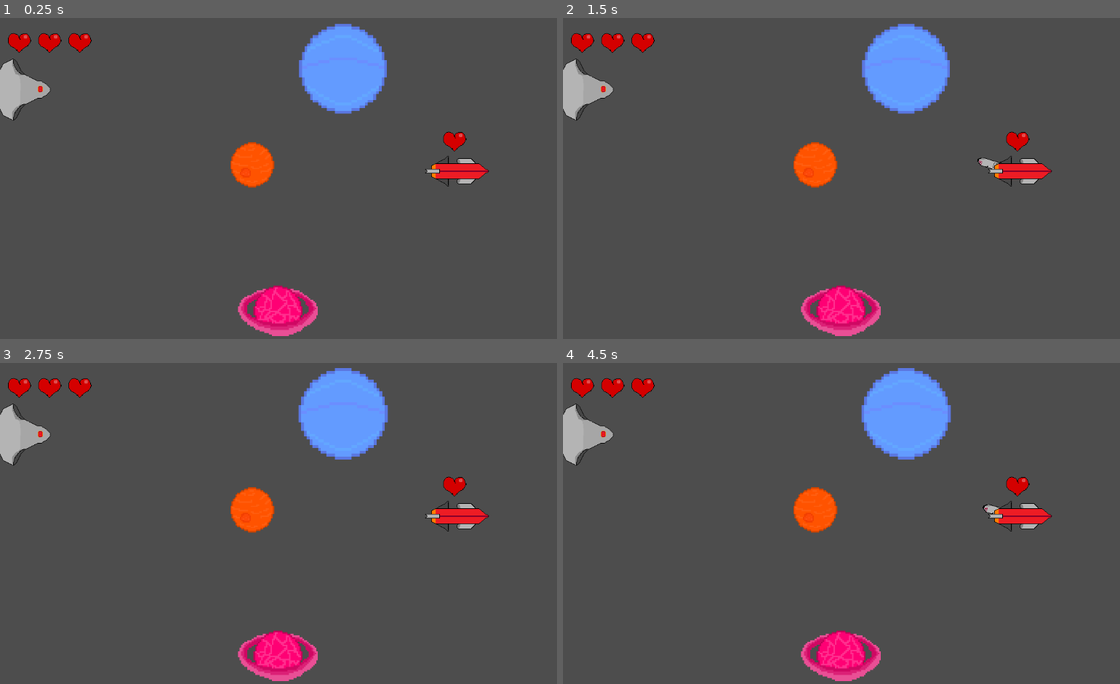
Above: before the commit, frames 1-4 (two rows, left to right).
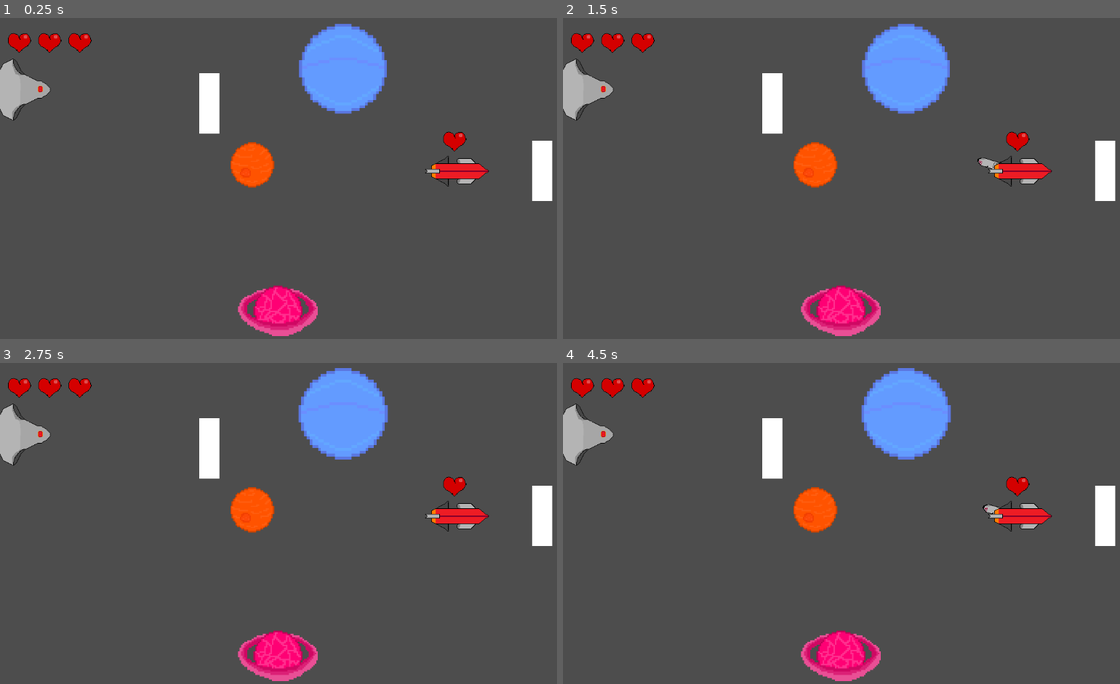
Above: after the commit, the same moments.

Repository: farkon00/GMTK2024
Game: Godot game, scene res://Main.tscn
The game is run twice, just before and just after one commit, with the same random seed, the same clock (stepped at 60 frames per second) and the same inputs.
Inputs (mouse positions are in pixels of both pictures, inside the frame that each line leads up to):
- Up to frame 1 (0.25 s): no input
- Up to frame 2 (1.5 s): tap Enter at 0.5 s; move the mouse to (980, 159) at 0.52 s; click (980, 159) at 0.67 s; tap Space at 1.25 s; move the mouse to (735, 191) at 1.27 s; click (735, 191) at 1.42 s
- Up to frame 3 (2.75 s): move the mouse to (350, 449) at 2.02 s; click (350, 449) at 2.17 s
- Up to frame 4 (4.5 s): tap Enter at 2.75, 4.25 s; move the mouse to (824, 587) at 2.77 s; click (824, 587) at 2.92 s; tap Space at 3.5 s; move the mouse to (1025, 568) at 3.52 s; click (1025, 568) at 3.67 s; move the mouse to (679, 472) at 4.27 s; click (679, 472) at 4.42 s

The runs differ from the first frame. In frame 1, 1.4% of the frame differs, in the area x 35-100%, y 17-58%; in frame 2, 1.4%; in frame 3, 1.4%; in frame 4, 1.4%.

Commit message:
Add portals

Diff:
--- a/Main.tscn
+++ b/Main.tscn
@@ -9,6 +9,7 @@
 [ext_resource type="SpriteFrames" uid="uid://qye1wuwg5k82" path="res://Textures/EnemyShip/enemy_ship_frames.tres" id="5_lv5jn"]
 [ext_resource type="Texture2D" uid="uid://uh1r8jktwble" path="res://Textures/Planets/Planet2.png" id="7_nefmo"]
 [ext_resource type="Texture2D" uid="uid://cq0kny86uh14m" path="res://Textures/Planets/Planet3.png" id="8_21u2d"]
+[ext_resource type="PackedScene" uid="uid://c8tds7dtmak5k" path="res://Nodes/portal.tscn" id="10_6noh0"]
 
 [sub_resource type="RectangleShape2D" id="RectangleShape2D_3hqci"]
 size = Vector2(67.8985, 40.0182)
@@ -207,6 +208,19 @@
 horizontal_alignment = 1
 vertical_alignment = 1
 
+[node name="Portal" parent="." node_paths=PackedStringArray("connects_to") instance=ExtResource("10_6noh0")]
+connects_to = NodePath("../Portal2")
+
+[node name="Portal2" parent="." node_paths=PackedStringArray("connects_to") instance=ExtResource("10_6noh0")]
+position = Vector2(1055, 254)
+connects_to = NodePath("../Portal")
+
+[node name="CollisionShape2D" parent="Portal2/TeleportationArea" index="0"]
+position = Vector2(10, 60)
+
+[node name="CollisionShape2D" parent="Portal2/Area2D" index="0"]
+position = Vector2(30, 60)
+
 [connection signal="body_entered" from="Player/Area2D" to="Player" method="_on_area_2d_body_entered"]
 [connection signal="body_entered" from="EnemyShip/Area2D" to="EnemyShip" method="_on_area_2d_body_entered"]
 [connection signal="body_exited" from="EnemyShip/Area2D" to="EnemyShip" method="_on_area_2d_body_exited"]
@@ -214,3 +228,5 @@
 [editable path="Planets/Planet"]
 [editable path="Planets/Planet2"]
 [editable path="Planets/Planet3"]
+[editable path="Portal"]
+[editable path="Portal2"]
--- /dev/null
+++ b/Nodes/portal.tscn
@@ -0,0 +1,43 @@
+[gd_scene load_steps=5 format=3 uid="uid://c8tds7dtmak5k"]
+
+[ext_resource type="Script" path="res://Scripts/Portal.gd" id="1_reply"]
+
+[sub_resource type="RectangleShape2D" id="RectangleShape2D_648aq"]
+size = Vector2(40, 120)
+
+[sub_resource type="RectangleShape2D" id="RectangleShape2D_gxt2u"]
+size = Vector2(20, 120)
+
+[sub_resource type="RectangleShape2D" id="RectangleShape2D_usbsk"]
+size = Vector2(20, 120)
+
+[node name="Portal" type="StaticBody2D" node_paths=PackedStringArray("connects_to")]
+position = Vector2(395, 120)
+script = ExtResource("1_reply")
+connects_to = NodePath("")
+
+[node name="CollisionShape2D" type="CollisionShape2D" parent="."]
+position = Vector2(20, 60)
+shape = SubResource("RectangleShape2D_648aq")
+
+[node name="ColorRect" type="ColorRect" parent="."]
+offset_right = 40.0
+offset_bottom = 40.0
+scale = Vector2(1, 3)
+
+[node name="TeleportationArea" type="Area2D" parent="."]
+
+[node name="CollisionShape2D" type="CollisionShape2D" parent="TeleportationArea"]
+position = Vector2(30, 60)
+shape = SubResource("RectangleShape2D_gxt2u")
+debug_color = Color(0.987511, 0, 0.312228, 0.42)
+
+[node name="Area2D" type="Area2D" parent="."]
+
+[node name="CollisionShape2D" type="CollisionShape2D" parent="Area2D"]
+position = Vector2(10, 60)
+shape = SubResource("RectangleShape2D_usbsk")
+
+[connection signal="body_entered" from="TeleportationArea" to="." method="_on_teleportation_area_body_entered"]
+[connection signal="body_exited" from="TeleportationArea" to="." method="_on_teleportation_area_body_exited"]
+[connection signal="body_entered" from="Area2D" to="." method="_on_area_2d_body_entered"]
--- /dev/null
+++ b/Scripts/Portal.gd
@@ -0,0 +1,17 @@
+class_name Portal
+extends SpaceBody
+
+@export var connects_to: Portal
+var recently_teleported: Array[Missile] = []
+
+func _on_area_2d_body_entered(body: Node2D):
+	if connects_to.recently_teleported.has(body): return
+	super(body)
+
+func _on_teleportation_area_body_entered(body: Node2D):
+	if !(body is Missile): return
+	if connects_to.recently_teleported.has(body):
+		connects_to.recently_teleported.erase(body)
+		return
+	body.position = connects_to.position + Vector2(0, body.position.y - position.y)
+	recently_teleported.append(body)
Not shown: 1 places in Main.tscn that only renumber resources
Not shown, added: Textures/EnemyShip/EnemyShip1.png~
